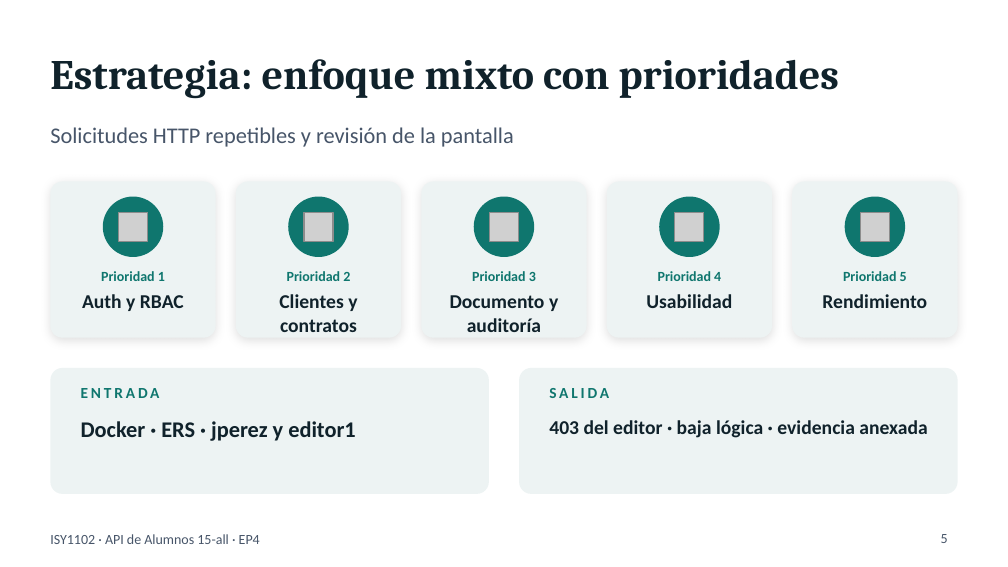
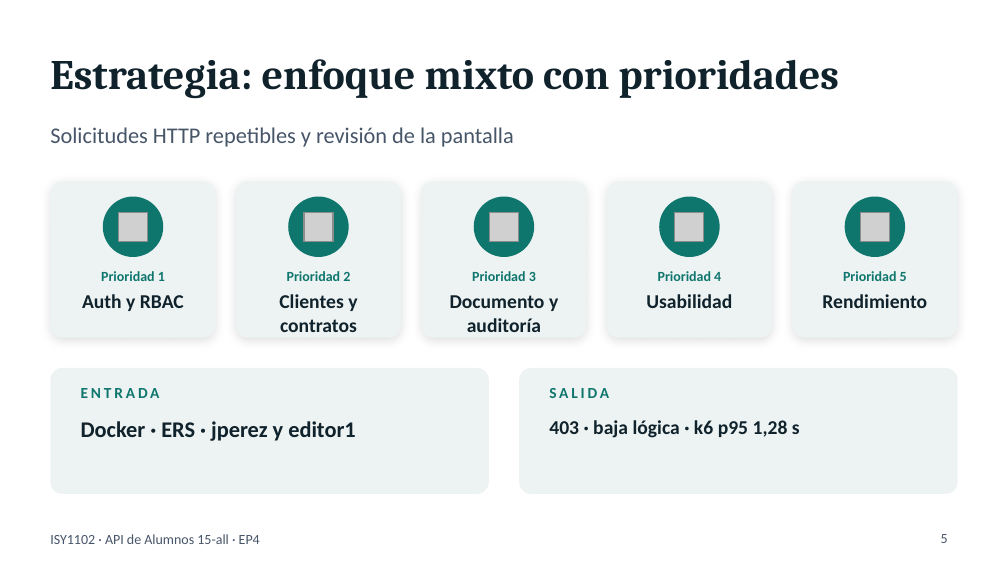
Before and after one commit to milotkg2/seguridad-calidad-software-ev2-atlas, a slide deck: slide 5 of entrega/Presentacion_EP4_Atlas.pptx. Drawn at 1008x567 pixels with LibreOffice and Linux fonts; fonts in the diff are those of the drawing; grey boxes stand for pictures. Boxes give left, top, right and bottom in pixels: in the first picture for what was removed or moved away, otherwise in the second. Text is boxed around its words. In the diff, an @@ line names an element or a change of style, - is before the commit and + after.

Commit message:
Incorpora en el informe la evidencia de k6, ZAP, Trivy y npm audit.

```diff
--- a/entrega/Presentacion_EP4_Atlas.pptx
+++ b/entrega/Presentacion_EP4_Atlas.pptx
@@ text at [549,420,800,438]: text changed @@
-403 del editor · baja lógica · evidencia anexada
+403 · baja lógica · k6 p95 1,28 s
```
Also in this commit, not shown: 9 other slides changed, 37 other files.
